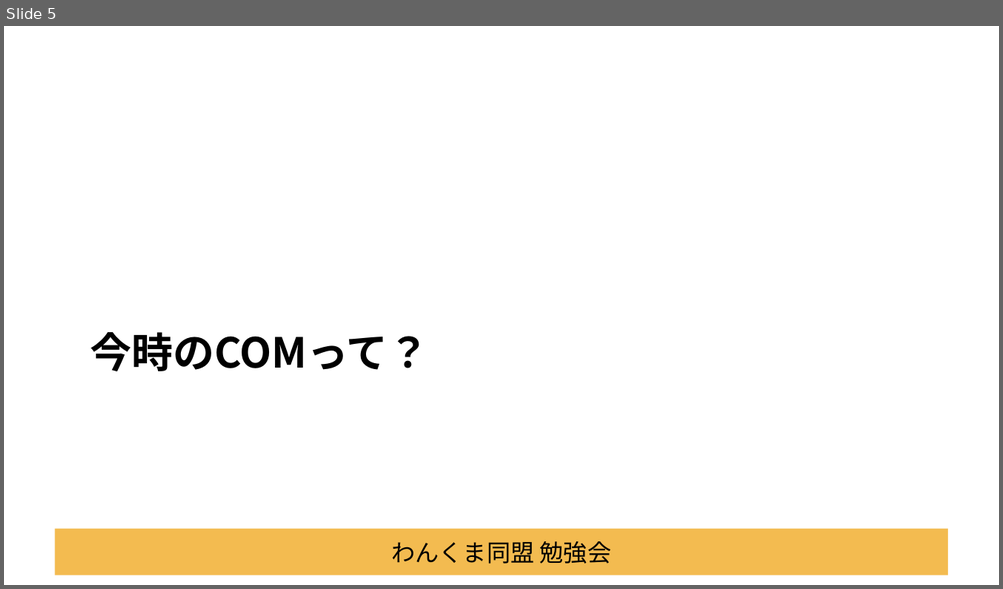
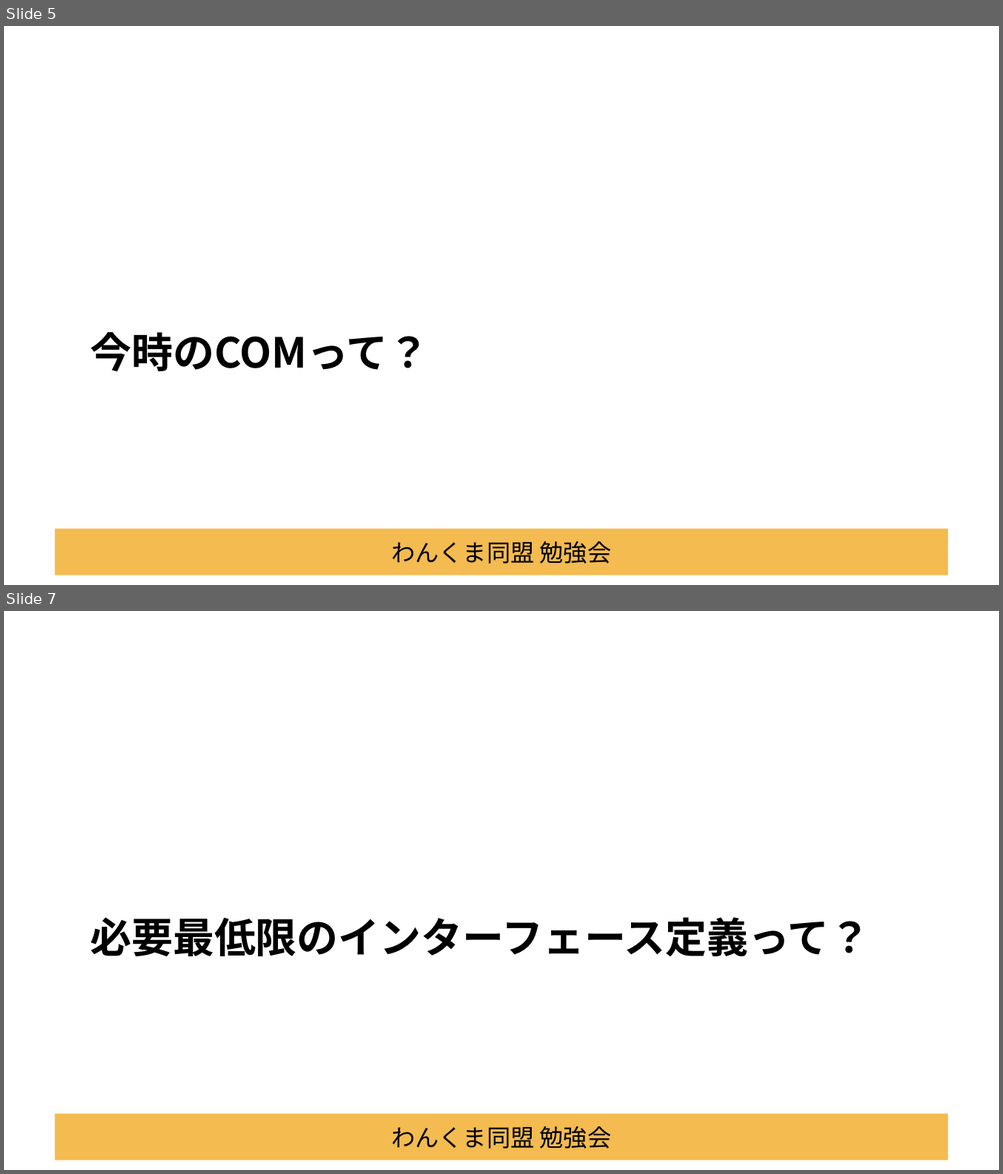
Before and after one commit to Tocchann/dotnetlab202009, a slide deck: Documents/セッション資料.pptx. Shown one above the other, each under a label of ours: slide 5 before the commit, slides 5 and 7 after it; the slides between them are not shown. The pictures are 1003x589 and 1003x1174 pixels, drawn with LibreOffice and Linux fonts; fonts in the diff are those of the drawing; background and template pictures are left out. Boxes give left, top, right and bottom in pixels: in the first picture for what was removed or moved away, otherwise in the second. Text is boxed around its words. In the diff, an @@ line names an element or a change of style, - is before the commit and + after.

```diff
--- a/Documents/セッション資料.pptx
+++ b/Documents/セッション資料.pptx
@@ slide 7 added at box(4, 611, 999, 1170), background #FFFFFF; not listed: 1 template element that a slide beside it also shows @@
@@ title added at box(90, 917, 870, 957), 40 pt, text #000000, bold @@
+必要最低限のインターフェース定義って？
```
Also in this commit, not shown: 5 slides changed, 8 other slides added, 5 other files.
